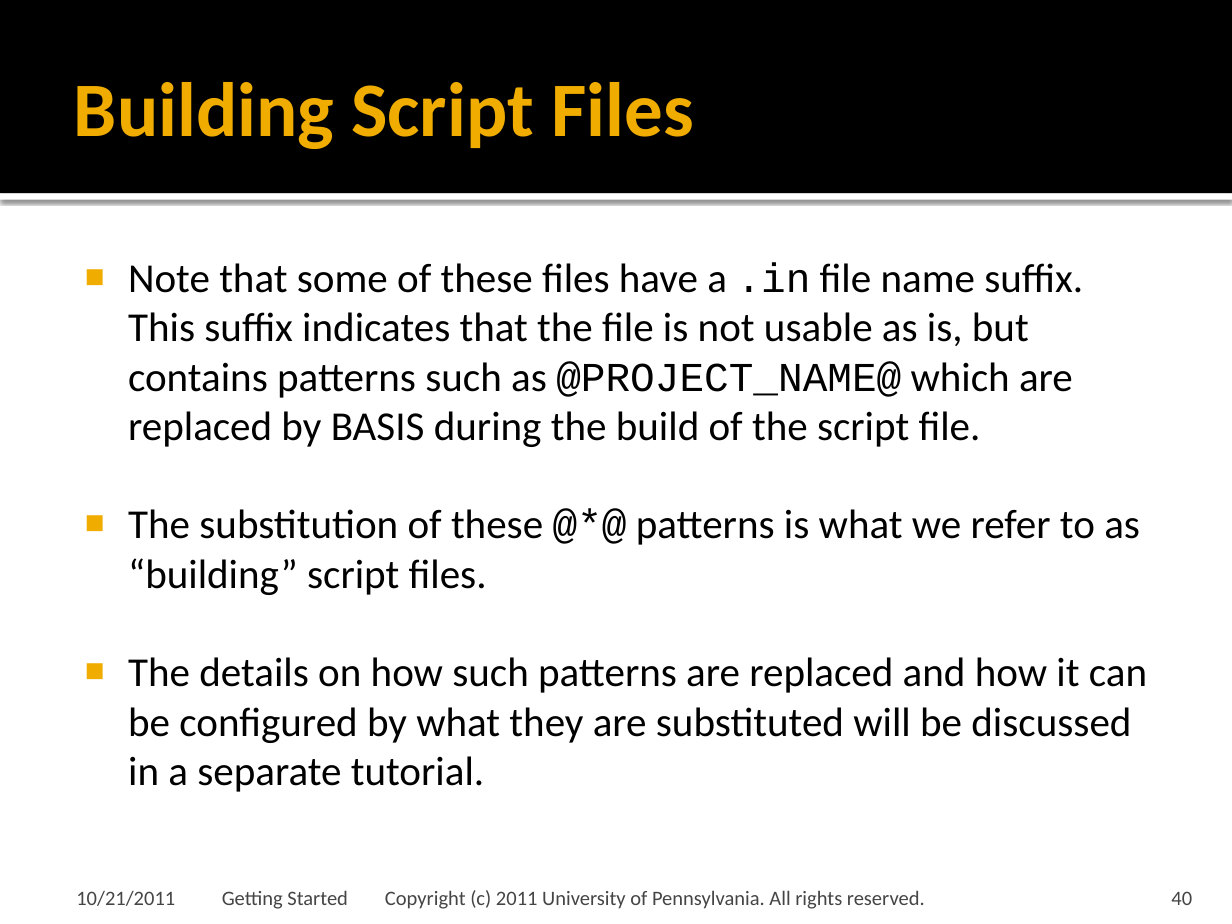
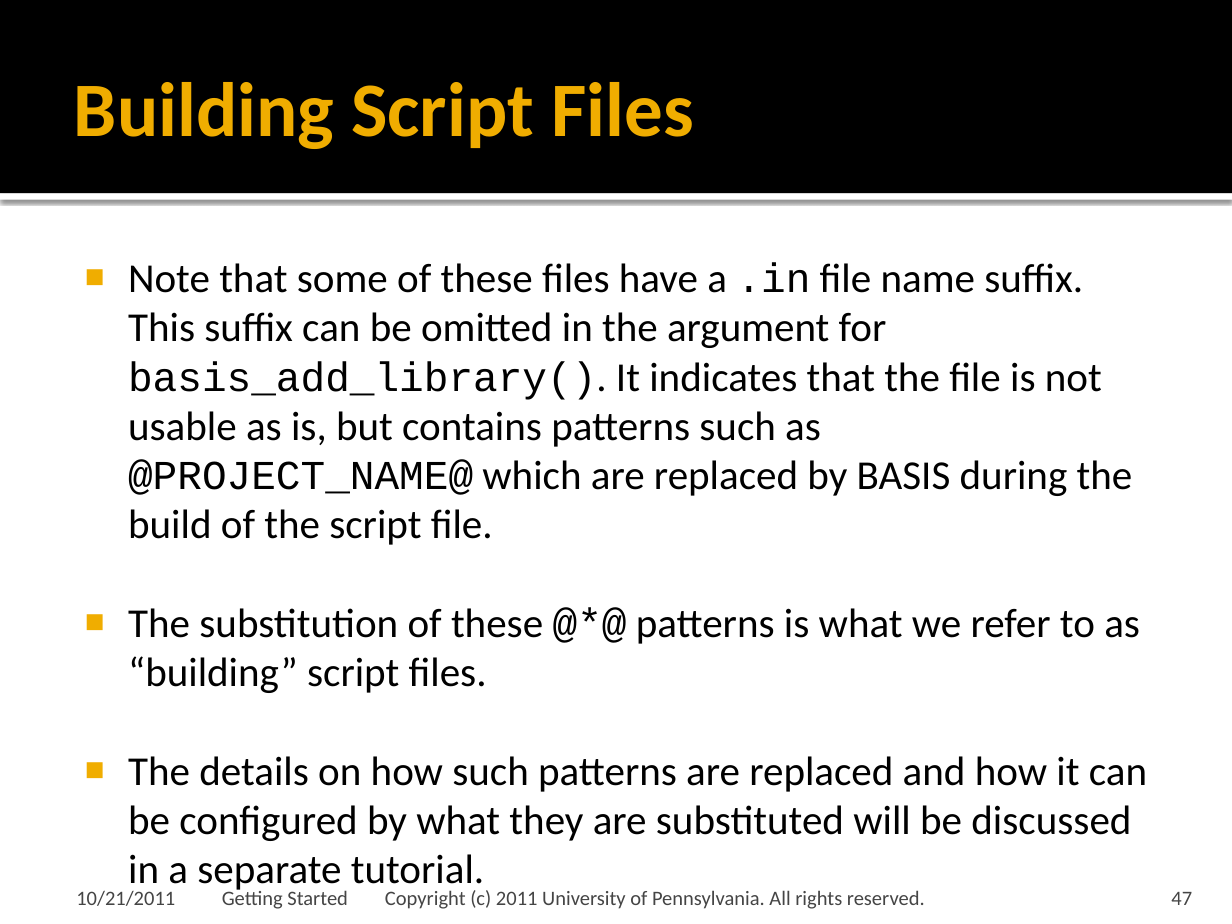
Before and after one commit to cmake-basis/legacy, a slide deck: slide 47 of doc/tutorials/02 Getting Started.pptx (slide 40 before the commit). Drawn at 1232x924 pixels with LibreOffice and Linux fonts; fonts in the diff are those of the drawing; background and template pictures are left out. Boxes give left, top, right and bottom in pixels: in the first picture for what was removed or moved away, otherwise in the second. Text is boxed around its words. In the diff, an @@ line names an element or a change of style, - is before the commit and + after.

Commit message:
Modified Getting Started tutorial and related source files. Changed TEMPLATE_VERSION of BASIS itself to 0.1.6, the next beta release.

```diff
--- a/doc/tutorials/02 Getting Started.pptx
+++ b/doc/tutorials/02 Getting Started.pptx
@@ text at <box>128,262,1133,545</box>: text changed @@
-■ Note that some of these files have a .in file name suffix. This suffix indicates that the file is not usable as is, but contains patterns such as @PROJECT_NAME@ which are replaced by BASIS during the build of the script file.
+■ Note that some of these files have a .in file name suffix. This suffix can be omitted in the argument for basis_add_library(). It indicates that the file is not usable as is, but contains patterns such as @PROJECT_NAME@ which are replaced by BASIS during the build of the script file.
@@ page number at <box>1171,892,1192,905</box>: text changed @@
-40
+47
```
Also in this commit, not shown: 19 other slides changed, 7 slides added, 7 other files.
